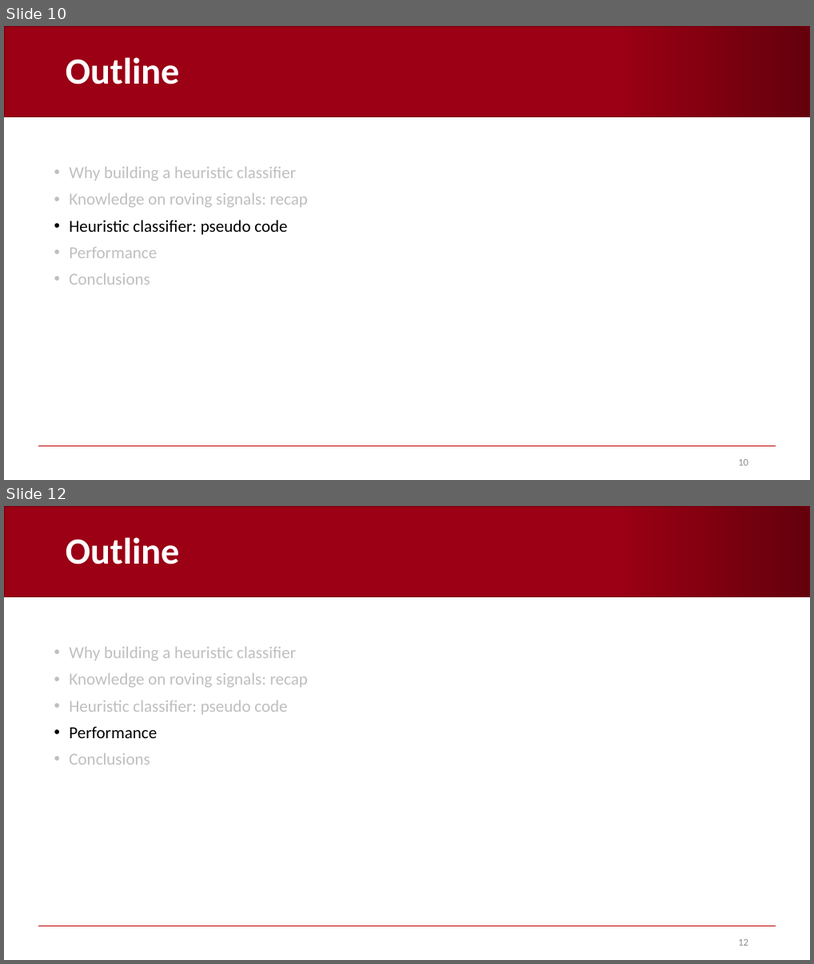
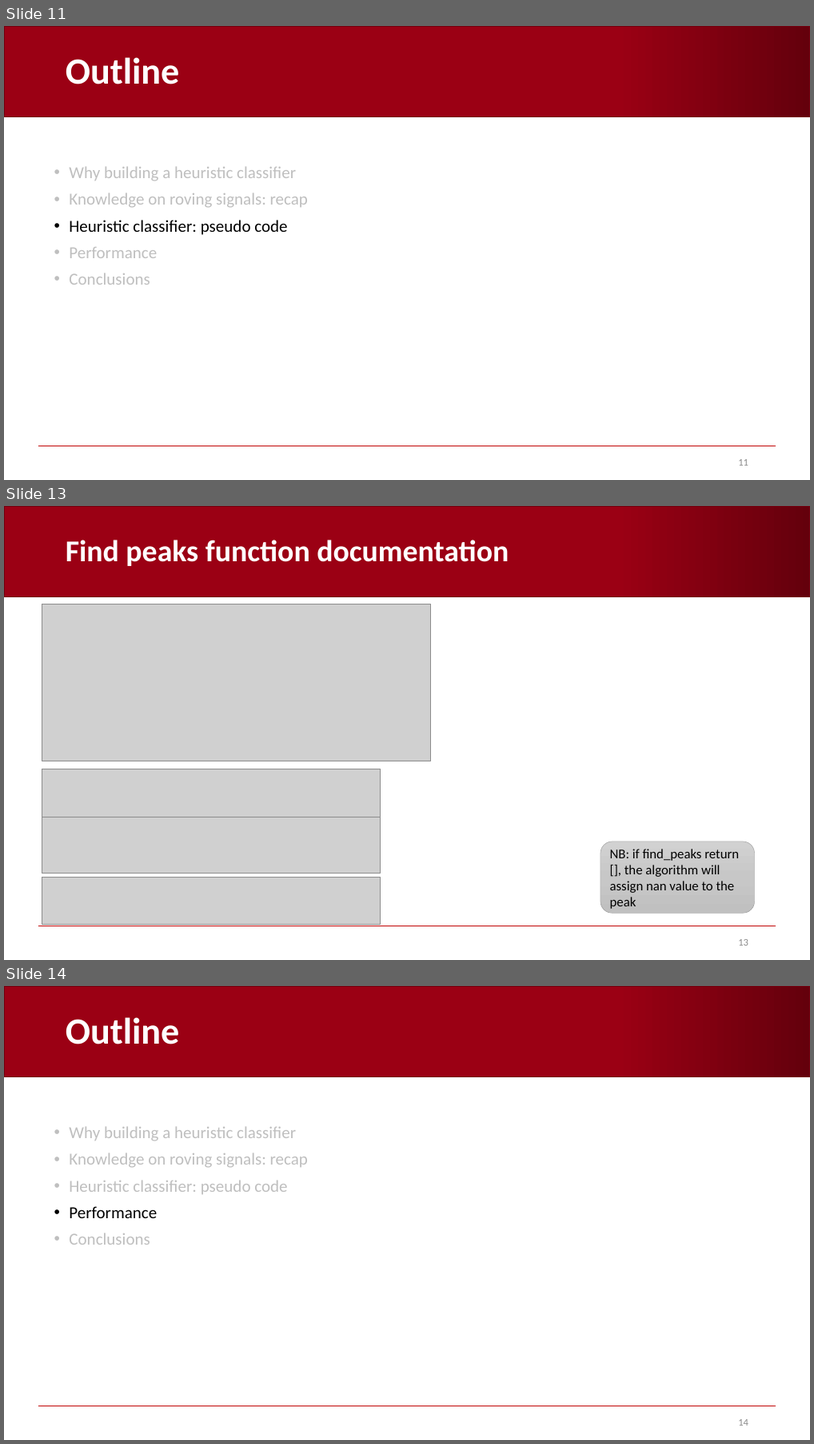
Before and after one commit to AndreaCorrado00/Tesi_magistrale_Corrado_Andrea, a slide deck: Documentation/5. Heuristic classifier.pptx. Shown one above the other, each under a label of ours: slides 10 and 12 before the commit, slides 11, 13 and 14 after it; the slides between them are not shown. The pictures are 814x964 and 814x1444 pixels, drawn with LibreOffice and Linux fonts; fonts in the diff are those of the drawing; grey boxes stand for pictures; background and template pictures are left out. Boxes give left, top, right and bottom in pixels: in the first picture for what was removed or moved away, otherwise in the second. Text is boxed around its words. In the diff, an @@ line names an element or a change of style, - is before the commit and + after.

```diff
--- a/Documentation/5. Heuristic classifier.pptx
+++ b/Documentation/5. Heuristic classifier.pptx
@@ slide 13 added at (4, 506, 810, 960), background #FFFFFF; not listed: 2 template elements that a slide beside it also shows @@
@@ title added at (66, 540, 509, 566), 36 pt, text #FFFFFF, bold @@
+Find peaks function documentation
@@ picture added at (42, 604, 431, 760) @@
@@ rectangle added at (449, 626, 462, 636), fill #FFFFFF, outline #FFFFFF 1 pt @@
@@ picture added at (42, 768, 380, 816) @@
@@ picture added at (42, 816, 380, 872) @@
@@ rounded rectangle added at (601, 841, 755, 912), fill gradient #D2D2D2 to #C8C8C8 to #C0C0C0, outline #A5A5A5 0.5 pt, 16 pt, text #000000 @@
+NB: if find_peaks return [], the algorithm will assign nan value to the peak
@@ picture added at (42, 877, 380, 924) @@
@@ page number added at (738, 939, 749, 945), 12 pt, text #8C8C8C @@
+13
@@ what was slide 10 is now slide 11 @@
@@ page number at (738, 459, 749, 465): text changed @@
-10
+11
@@ what was slide 12 is now slide 14 @@
@@ page number at (738, 1419, 749, 1425): text changed @@
-12
+14
```
Also in this commit, not shown: 7 slides changed, 9 other slides added, 15 other files.
